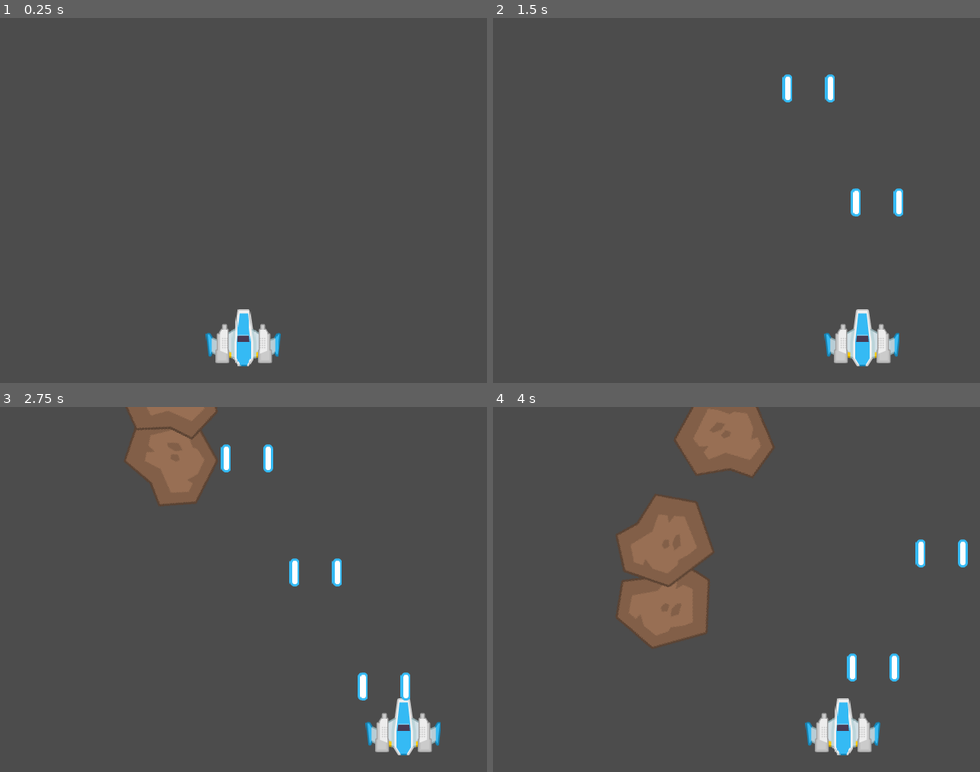
Above: before the commit, frames 1-4 (two rows, left to right).
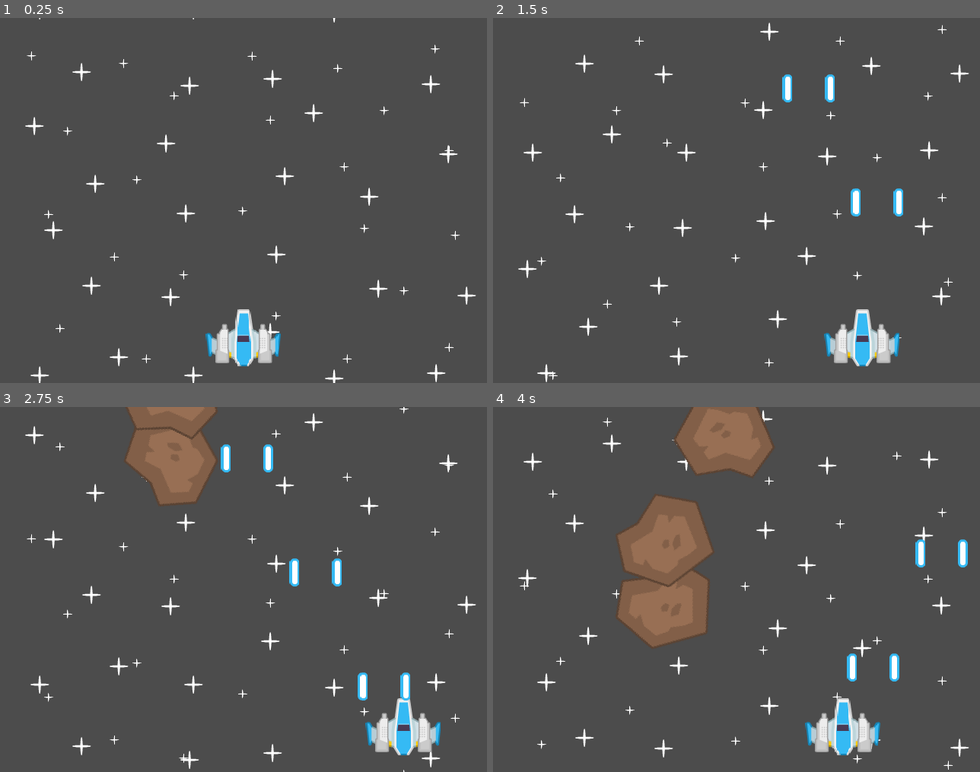
Above: after the commit, the same moments.

Repository: h3rd7/MySpaceShooter
Game: Godot game, scene res://scenes/main.tscn
The game is run twice, just before and just after one commit, with the same random seed, the same clock (stepped at 60 frames per second) and the same inputs.
Inputs:
- Up to frame 1 (0.25 s): no input
- Up to frame 2 (1.5 s): hold Right (right_) 0.53-1.28 s; hold Up (shot_) 0.53-1.28 s; hold Left (left_) from 1.28 s (still down); tap Up (shot_) at 1.35 s
- Up to frame 3 (2.75 s): release Left (left_) at 2.03 s; hold Right (right_) from 2.03 s (still down); hold Up (shot_) from 2.03 s (still down)
- Up to frame 4 (4 s): release Up (shot_) at 2.78 s; tap Up (shot_) at 2.85 s; release Right (right_) at 3.53 s; hold Left (left_) from 3.53 s (still down); hold Up (shot_) from 3.53 s (still down)

The runs differ from the first frame. In frame 1, 1.4% of the frame differs, in the area x 5-98%, y 0-100%; in frame 2, 1.4%; in frame 3, 1.4%; in frame 4, 1.2%.

Commit message:
background with added parallax

Diff:
--- a/scenes/main.tscn
+++ b/scenes/main.tscn
@@ -1,11 +1,257 @@
-[gd_scene load_steps=3 format=2]
+[gd_scene load_steps=5 format=2]
 
 [ext_resource path="res://scenes/spaceship.tscn" type="PackedScene" id=1]
 [ext_resource path="res://scenes/meteor_spawner.tscn" type="PackedScene" id=2]
-
-[node name="main" type="Node"]
+[ext_resource path="res://sprites/Effects/star1.png" type="Texture" id=3]
+
+[sub_resource type="GDScript" id=1]
+resource_name = "parallax_camera"
+script/source = "extends Camera2D
+
+var vel = 150
+
+func _ready():
+	set_process(true)
+
+func _process(delta):
+	set_offset(get_offset() + Vector2(0, -1) * vel * delta)
+"
+
+[node name="main" type="CanvasLayer"]
 
 [node name="spaceship" parent="." instance=ExtResource( 1 )]
 position = Vector2( 320, 420 )
 
 [node name="meteor_spawner" parent="." instance=ExtResource( 2 )]
+
+[node name="camera" type="Camera2D" parent="."]
+anchor_mode = 0
+current = true
+script = SubResource( 1 )
+
+[node name="ParallaxBackground" type="ParallaxBackground" parent="."]
+
+[node name="stars" type="ParallaxLayer" parent="ParallaxBackground"]
+editor/display_folded = true
+motion_mirroring = Vector2( 0, 480 )
+
+[node name="star" type="Sprite" parent="ParallaxBackground/stars"]
+position = Vector2( 45.0651, 104.516 )
+texture = ExtResource( 3 )
+
+[node name="star2" type="Sprite" parent="ParallaxBackground/stars"]
+position = Vector2( 125.208, 180.61 )
+texture = ExtResource( 3 )
+
+[node name="star3" type="Sprite" parent="ParallaxBackground/stars"]
+position = Vector2( 107.48, 33.2411 )
+texture = ExtResource( 3 )
+
+[node name="star4" type="Sprite" parent="ParallaxBackground/stars"]
+position = Vector2( 218.283, 127.424 )
+texture = ExtResource( 3 )
+
+[node name="star5" type="Sprite" parent="ParallaxBackground/stars"]
+position = Vector2( 70.9144, 241.552 )
+texture = ExtResource( 3 )
+
+[node name="star6" type="Sprite" parent="ParallaxBackground/stars"]
+position = Vector2( 249.568, 51.0596 )
+texture = ExtResource( 3 )
+
+[node name="star7" type="Sprite" parent="ParallaxBackground/stars"]
+position = Vector2( 244.404, 219.58 )
+texture = ExtResource( 3 )
+
+[node name="star8" type="Sprite" parent="ParallaxBackground/stars"]
+position = Vector2( 374.517, 170.638 )
+texture = ExtResource( 3 )
+
+[node name="star9" type="Sprite" parent="ParallaxBackground/stars"]
+position = Vector2( 412.19, 87.535 )
+texture = ExtResource( 3 )
+
+[node name="star10" type="Sprite" parent="ParallaxBackground/stars"]
+position = Vector2( 358.785, 42.4148 )
+texture = ExtResource( 3 )
+
+[node name="star11" type="Sprite" parent="ParallaxBackground/stars"]
+position = Vector2( 566.536, 49.2314 )
+texture = ExtResource( 3 )
+
+[node name="star12" type="Sprite" parent="ParallaxBackground/stars"]
+position = Vector2( 485.32, 197.231 )
+texture = ExtResource( 3 )
+
+[node name="star13" type="Sprite" parent="ParallaxBackground/stars"]
+position = Vector2( 224.932, 329.087 )
+texture = ExtResource( 3 )
+
+[node name="star14" type="Sprite" parent="ParallaxBackground/stars"]
+position = Vector2( 156.964, 408.495 )
+texture = ExtResource( 3 )
+
+[node name="star15" type="Sprite" parent="ParallaxBackground/stars"]
+position = Vector2( 254.849, 432.135 )
+texture = ExtResource( 3 )
+
+[node name="star16" type="Sprite" parent="ParallaxBackground/stars"]
+position = Vector2( 120.776, 314.683 )
+texture = ExtResource( 3 )
+
+[node name="star17" type="Sprite" parent="ParallaxBackground/stars"]
+position = Vector2( 355.489, 375.621 )
+texture = ExtResource( 3 )
+
+[node name="star18" type="Sprite" parent="ParallaxBackground/stars"]
+position = Vector2( 497.365, 318.477 )
+texture = ExtResource( 3 )
+
+[node name="star19" type="Sprite" parent="ParallaxBackground/stars"]
+position = Vector2( 613.853, 327.979 )
+texture = ExtResource( 3 )
+
+[node name="star20" type="Sprite" parent="ParallaxBackground/stars"]
+position = Vector2( 589.957, 141.031 )
+texture = ExtResource( 3 )
+
+[node name="star21" type="Sprite" parent="ParallaxBackground/stars"]
+position = Vector2( 52.0777, 432.135 )
+texture = ExtResource( 3 )
+
+[node name="star22" type="Sprite" parent="ParallaxBackground/stars"]
+position = Vector2( 363.698, 273.321 )
+texture = ExtResource( 3 )
+
+[node name="star23" type="Sprite" parent="ParallaxBackground/stars"]
+position = Vector2( 573.346, 429.294 )
+texture = ExtResource( 3 )
+
+[node name="star24" type="Sprite" parent="ParallaxBackground/stars"]
+position = Vector2( 439.891, 436.567 )
+texture = ExtResource( 3 )
+
+[node name="littleStars" type="ParallaxLayer" parent="ParallaxBackground"]
+editor/display_folded = true
+motion_scale = Vector2( 1, 0.33 )
+motion_mirroring = Vector2( 0, 480 )
+
+[node name="l_star" type="Sprite" parent="ParallaxBackground/littleStars"]
+position = Vector2( 41.6296, 37.1294 )
+scale = Vector2( 0.5, 0.5 )
+texture = ExtResource( 3 )
+
+[node name="l_star2" type="Sprite" parent="ParallaxBackground/littleStars"]
+position = Vector2( 89.0528, 136.159 )
+scale = Vector2( 0.5, 0.5 )
+texture = ExtResource( 3 )
+
+[node name="l_star3" type="Sprite" parent="ParallaxBackground/littleStars"]
+position = Vector2( 162.494, 47.5916 )
+scale = Vector2( 0.5, 0.5 )
+texture = ExtResource( 3 )
+
+[node name="l_star4" type="Sprite" parent="ParallaxBackground/littleStars"]
+position = Vector2( 179.809, 200.61 )
+scale = Vector2( 0.5, 0.5 )
+texture = ExtResource( 3 )
+
+[node name="l_star5" type="Sprite" parent="ParallaxBackground/littleStars"]
+position = Vector2( 228.836, 90.0507 )
+scale = Vector2( 0.5, 0.5 )
+texture = ExtResource( 3 )
+
+[node name="l_star6" type="Sprite" parent="ParallaxBackground/littleStars"]
+position = Vector2( 331.667, 37.6402 )
+scale = Vector2( 0.5, 0.5 )
+texture = ExtResource( 3 )
+
+[node name="l_star7" type="Sprite" parent="ParallaxBackground/littleStars"]
+position = Vector2( 355.384, 121.696 )
+scale = Vector2( 0.5, 0.5 )
+texture = ExtResource( 3 )
+
+[node name="l_star8" type="Sprite" parent="ParallaxBackground/littleStars"]
+position = Vector2( 443.852, 53.8277 )
+scale = Vector2( 0.5, 0.5 )
+texture = ExtResource( 3 )
+
+[node name="l_star9" type="Sprite" parent="ParallaxBackground/littleStars"]
+position = Vector2( 452.642, 183.361 )
+scale = Vector2( 0.5, 0.5 )
+texture = ExtResource( 3 )
+
+[node name="l_star10" type="Sprite" parent="ParallaxBackground/littleStars"]
+position = Vector2( 504.986, 109.356 )
+scale = Vector2( 0.5, 0.5 )
+texture = ExtResource( 3 )
+
+[node name="l_star11" type="Sprite" parent="ParallaxBackground/littleStars"]
+position = Vector2( 571.826, 28.3523 )
+scale = Vector2( 0.5, 0.5 )
+texture = ExtResource( 3 )
+
+[node name="l_star12" type="Sprite" parent="ParallaxBackground/littleStars"]
+position = Vector2( 590.468, 162.032 )
+scale = Vector2( 0.5, 0.5 )
+texture = ExtResource( 3 )
+
+[node name="l_star13" type="Sprite" parent="ParallaxBackground/littleStars"]
+position = Vector2( 478.947, 264.542 )
+scale = Vector2( 0.5, 0.5 )
+texture = ExtResource( 3 )
+
+[node name="l_star14" type="Sprite" parent="ParallaxBackground/littleStars"]
+position = Vector2( 64.0595, 245.726 )
+scale = Vector2( 0.5, 0.5 )
+texture = ExtResource( 3 )
+
+[node name="l_star15" type="Sprite" parent="ParallaxBackground/littleStars"]
+position = Vector2( 241.492, 325.526 )
+scale = Vector2( 0.5, 0.5 )
+texture = ExtResource( 3 )
+
+[node name="l_star16" type="Sprite" parent="ParallaxBackground/littleStars"]
+position = Vector2( 319.073, 241.35 )
+scale = Vector2( 0.5, 0.5 )
+texture = ExtResource( 3 )
+
+[node name="l_star17" type="Sprite" parent="ParallaxBackground/littleStars"]
+position = Vector2( 363.153, 379.163 )
+scale = Vector2( 0.5, 0.5 )
+texture = ExtResource( 3 )
+
+[node name="l_star18" type="Sprite" parent="ParallaxBackground/littleStars"]
+position = Vector2( 192.465, 436.086 )
+scale = Vector2( 0.5, 0.5 )
+texture = ExtResource( 3 )
+
+[node name="l_star19" type="Sprite" parent="ParallaxBackground/littleStars"]
+position = Vector2( 78.9023, 396.069 )
+scale = Vector2( 0.5, 0.5 )
+texture = ExtResource( 3 )
+
+[node name="l_star20" type="Sprite" parent="ParallaxBackground/littleStars"]
+position = Vector2( 150.714, 301.801 )
+scale = Vector2( 0.5, 0.5 )
+texture = ExtResource( 3 )
+
+[node name="l_star21" type="Sprite" parent="ParallaxBackground/littleStars"]
+position = Vector2( 530.796, 346.379 )
+scale = Vector2( 0.5, 0.5 )
+texture = ExtResource( 3 )
+
+[node name="l_star22" type="Sprite" parent="ParallaxBackground/littleStars"]
+position = Vector2( 590.294, 420.835 )
+scale = Vector2( 0.5, 0.5 )
+texture = ExtResource( 3 )
+
+[node name="l_star23" type="Sprite" parent="ParallaxBackground/littleStars"]
+position = Vector2( 598.478, 273.159 )
+scale = Vector2( 0.5, 0.5 )
+texture = ExtResource( 3 )
+
+[node name="l_star24" type="Sprite" parent="ParallaxBackground/littleStars"]
+position = Vector2( 456.338, 435.941 )
+scale = Vector2( 0.5, 0.5 )
+texture = ExtResource( 3 )
